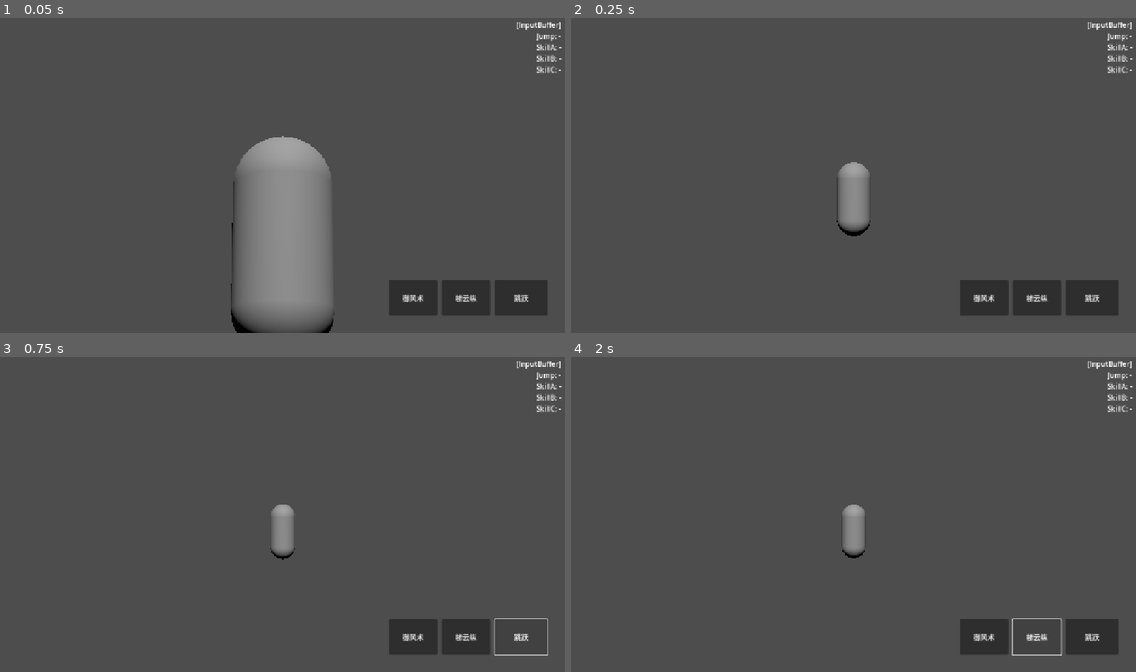
Above: before the commit, frames 1-4 (two rows, left to right).
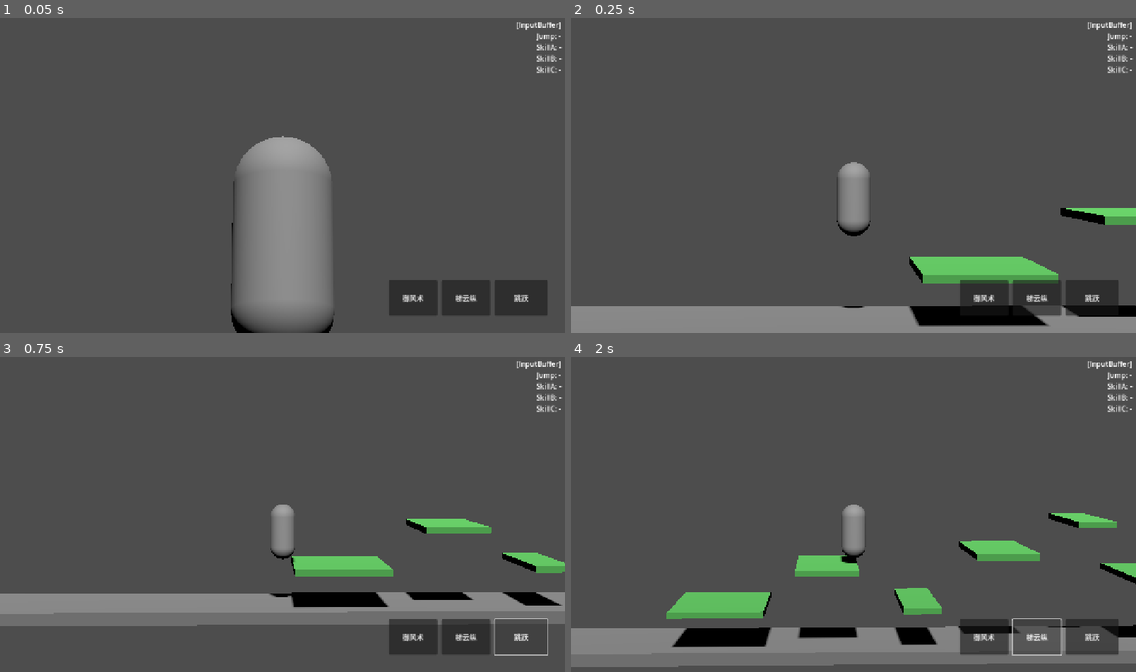
Above: after the commit, the same moments.

Repository: KStar001/GodotFly2
Game: Godot game, scene res://02scene/stage_001.tscn
Same seed, same stepped clock (60 frames per second), same inputs: the game is played once before the commit and once after it.
Inputs:
- Up to frame 1 (0.05 s): no input
- Up to frame 2 (0.25 s): no input
- Up to frame 3 (0.75 s): click "跳跃" at 0.5 s
- Up to frame 4 (2 s): click "梯云纵" at 1.25 s

Frame 1 is identical in both runs. In frame 2, 11% of the frame differs, in the area x 0-100%, y 60-100%; in frame 3, 12%; in frame 4, 14%, in the area x 0-100%, y 49-99%.

Commit message:
feat: 所有平台节点添加MeshInstance3D，地面灰色/平台绿色

Diff:
--- a/02scene/stage_001.tscn
+++ b/02scene/stage_001.tscn
@@ -17,6 +17,34 @@
 [sub_resource type="BoxShape3D" id="Shape_plat_narrow"]
 size = Vector3(1.2, 0.2, 4)
 
+[sub_resource type="StandardMaterial3D" id="Mat_ground"]
+albedo_color = Color(0.45, 0.45, 0.45, 1)
+
+[sub_resource type="BoxMesh" id="Mesh_ground"]
+size = Vector3(400, 0.4, 4)
+material = SubResource("Mat_ground")
+
+[sub_resource type="StandardMaterial3D" id="Mat_plat_wide"]
+albedo_color = Color(0.3, 0.65, 0.3, 1)
+
+[sub_resource type="BoxMesh" id="Mesh_plat_wide"]
+size = Vector3(3.0, 0.2, 4)
+material = SubResource("Mat_plat_wide")
+
+[sub_resource type="StandardMaterial3D" id="Mat_plat_mid"]
+albedo_color = Color(0.3, 0.65, 0.3, 1)
+
+[sub_resource type="BoxMesh" id="Mesh_plat_mid"]
+size = Vector3(2.0, 0.2, 4)
+material = SubResource("Mat_plat_mid")
+
+[sub_resource type="StandardMaterial3D" id="Mat_plat_narrow"]
+albedo_color = Color(0.3, 0.65, 0.3, 1)
+
+[sub_resource type="BoxMesh" id="Mesh_plat_narrow"]
+size = Vector3(1.2, 0.2, 4)
+material = SubResource("Mat_plat_narrow")
+
 [node name="Stage001" type="Node3D"]
 script = ExtResource("1_world")
 
@@ -39,149 +67,224 @@
 [node name="CollisionShape3D" type="CollisionShape3D" parent="Platforms/Ground"]
 shape = SubResource("Shape_ground")
 
+[node name="MeshInstance3D" type="MeshInstance3D" parent="Platforms/Ground"]
+mesh = SubResource("Mesh_ground")
+
 [node name="Platform01" type="StaticBody3D" parent="Platforms"]
 transform = Transform3D(1, 0, 0, 0, 1, 0, 0, 0, 1, 4, 1.2, 0)
 
 [node name="CollisionShape3D" type="CollisionShape3D" parent="Platforms/Platform01"]
 shape = SubResource("Shape_plat_wide")
 
+[node name="MeshInstance3D" type="MeshInstance3D" parent="Platforms/Platform01"]
+mesh = SubResource("Mesh_plat_wide")
+
 [node name="Platform02" type="StaticBody3D" parent="Platforms"]
 transform = Transform3D(1, 0, 0, 0, 1, 0, 0, 0, 1, 7.5, 2.5, 0)
 
 [node name="CollisionShape3D" type="CollisionShape3D" parent="Platforms/Platform02"]
 shape = SubResource("Shape_plat_mid")
 
+[node name="MeshInstance3D" type="MeshInstance3D" parent="Platforms/Platform02"]
+mesh = SubResource("Mesh_plat_mid")
+
 [node name="Platform03" type="StaticBody3D" parent="Platforms"]
 transform = Transform3D(1, 0, 0, 0, 1, 0, 0, 0, 1, 10.5, 1.3, 0)
 
 [node name="CollisionShape3D" type="CollisionShape3D" parent="Platforms/Platform03"]
 shape = SubResource("Shape_plat_narrow")
 
+[node name="MeshInstance3D" type="MeshInstance3D" parent="Platforms/Platform03"]
+mesh = SubResource("Mesh_plat_narrow")
+
 [node name="Platform04" type="StaticBody3D" parent="Platforms"]
 transform = Transform3D(1, 0, 0, 0, 1, 0, 0, 0, 1, 13.2, 3, 0)
 
 [node name="CollisionShape3D" type="CollisionShape3D" parent="Platforms/Platform04"]
 shape = SubResource("Shape_plat_mid")
 
+[node name="MeshInstance3D" type="MeshInstance3D" parent="Platforms/Platform04"]
+mesh = SubResource("Mesh_plat_mid")
+
 [node name="Platform05" type="StaticBody3D" parent="Platforms"]
 transform = Transform3D(1, 0, 0, 0, 1, 0, 0, 0, 1, 16, 4, 0)
 
 [node name="CollisionShape3D" type="CollisionShape3D" parent="Platforms/Platform05"]
 shape = SubResource("Shape_plat_narrow")
 
+[node name="MeshInstance3D" type="MeshInstance3D" parent="Platforms/Platform05"]
+mesh = SubResource("Mesh_plat_narrow")
+
 [node name="Platform06" type="StaticBody3D" parent="Platforms"]
 transform = Transform3D(1, 0, 0, 0, 1, 0, 0, 0, 1, 18.8, 2.2, 0)
 
 [node name="CollisionShape3D" type="CollisionShape3D" parent="Platforms/Platform06"]
 shape = SubResource("Shape_plat_wide")
 
+[node name="MeshInstance3D" type="MeshInstance3D" parent="Platforms/Platform06"]
+mesh = SubResource("Mesh_plat_wide")
+
 [node name="Platform07" type="StaticBody3D" parent="Platforms"]
 transform = Transform3D(1, 0, 0, 0, 1, 0, 0, 0, 1, 22, 1.4, 0)
 
 [node name="CollisionShape3D" type="CollisionShape3D" parent="Platforms/Platform07"]
 shape = SubResource("Shape_plat_mid")
 
+[node name="MeshInstance3D" type="MeshInstance3D" parent="Platforms/Platform07"]
+mesh = SubResource("Mesh_plat_mid")
+
 [node name="Platform08" type="StaticBody3D" parent="Platforms"]
 transform = Transform3D(1, 0, 0, 0, 1, 0, 0, 0, 1, 25, 3.2, 0)
 
 [node name="CollisionShape3D" type="CollisionShape3D" parent="Platforms/Platform08"]
 shape = SubResource("Shape_plat_narrow")
 
+[node name="MeshInstance3D" type="MeshInstance3D" parent="Platforms/Platform08"]
+mesh = SubResource("Mesh_plat_narrow")
+
 [node name="Platform09" type="StaticBody3D" parent="Platforms"]
 transform = Transform3D(1, 0, 0, 0, 1, 0, 0, 0, 1, 27.8, 1.8, 0)
 
 [node name="CollisionShape3D" type="CollisionShape3D" parent="Platforms/Platform09"]
 shape = SubResource("Shape_plat_mid")
 
+[node name="MeshInstance3D" type="MeshInstance3D" parent="Platforms/Platform09"]
+mesh = SubResource("Mesh_plat_mid")
+
 [node name="Platform10" type="StaticBody3D" parent="Platforms"]
 transform = Transform3D(1, 0, 0, 0, 1, 0, 0, 0, 1, 30.8, 2.8, 0)
 
 [node name="CollisionShape3D" type="CollisionShape3D" parent="Platforms/Platform10"]
 shape = SubResource("Shape_plat_wide")
 
+[node name="MeshInstance3D" type="MeshInstance3D" parent="Platforms/Platform10"]
+mesh = SubResource("Mesh_plat_wide")
+
 [node name="Platform11" type="StaticBody3D" parent="Platforms"]
 transform = Transform3D(1, 0, 0, 0, 1, 0, 0, 0, 1, 34.2, 4.2, 0)
 
 [node name="CollisionShape3D" type="CollisionShape3D" parent="Platforms/Platform11"]
 shape = SubResource("Shape_plat_narrow")
 
+[node name="MeshInstance3D" type="MeshInstance3D" parent="Platforms/Platform11"]
+mesh = SubResource("Mesh_plat_narrow")
+
 [node name="Platform12" type="StaticBody3D" parent="Platforms"]
 transform = Transform3D(1, 0, 0, 0, 1, 0, 0, 0, 1, 37, 2.2, 0)
 
 [node name="CollisionShape3D" type="CollisionShape3D" parent="Platforms/Platform12"]
 shape = SubResource("Shape_plat_mid")
 
+[node name="MeshInstance3D" type="MeshInstance3D" parent="Platforms/Platform12"]
+mesh = SubResource("Mesh_plat_mid")
+
 [node name="Platform13" type="StaticBody3D" parent="Platforms"]
 transform = Transform3D(1, 0, 0, 0, 1, 0, 0, 0, 1, 39.8, 1, 0)
 
 [node name="CollisionShape3D" type="CollisionShape3D" parent="Platforms/Platform13"]
 shape = SubResource("Shape_plat_wide")
 
+[node name="MeshInstance3D" type="MeshInstance3D" parent="Platforms/Platform13"]
+mesh = SubResource("Mesh_plat_wide")
+
 [node name="Platform14" type="StaticBody3D" parent="Platforms"]
 transform = Transform3D(1, 0, 0, 0, 1, 0, 0, 0, 1, 43.2, 2.6, 0)
 
 [node name="CollisionShape3D" type="CollisionShape3D" parent="Platforms/Platform14"]
 shape = SubResource("Shape_plat_narrow")
 
+[node name="MeshInstance3D" type="MeshInstance3D" parent="Platforms/Platform14"]
+mesh = SubResource("Mesh_plat_narrow")
+
 [node name="Platform15" type="StaticBody3D" parent="Platforms"]
 transform = Transform3D(1, 0, 0, 0, 1, 0, 0, 0, 1, 46, 3.8, 0)
 
 [node name="CollisionShape3D" type="CollisionShape3D" parent="Platforms/Platform15"]
 shape = SubResource("Shape_plat_mid")
 
+[node name="MeshInstance3D" type="MeshInstance3D" parent="Platforms/Platform15"]
+mesh = SubResource("Mesh_plat_mid")
+
 [node name="Platform16" type="StaticBody3D" parent="Platforms"]
 transform = Transform3D(1, 0, 0, 0, 1, 0, 0, 0, 1, 49, 2, 0)
 
 [node name="CollisionShape3D" type="CollisionShape3D" parent="Platforms/Platform16"]
 shape = SubResource("Shape_plat_wide")
 
+[node name="MeshInstance3D" type="MeshInstance3D" parent="Platforms/Platform16"]
+mesh = SubResource("Mesh_plat_wide")
+
 [node name="Platform17" type="StaticBody3D" parent="Platforms"]
 transform = Transform3D(1, 0, 0, 0, 1, 0, 0, 0, 1, 52.5, 3.4, 0)
 
 [node name="CollisionShape3D" type="CollisionShape3D" parent="Platforms/Platform17"]
 shape = SubResource("Shape_plat_narrow")
 
+[node name="MeshInstance3D" type="MeshInstance3D" parent="Platforms/Platform17"]
+mesh = SubResource("Mesh_plat_narrow")
+
 [node name="Platform18" type="StaticBody3D" parent="Platforms"]
 transform = Transform3D(1, 0, 0, 0, 1, 0, 0, 0, 1, 55.5, 1.4, 0)
 
 [node name="CollisionShape3D" type="CollisionShape3D" parent="Platforms/Platform18"]
 shape = SubResource("Shape_plat_mid")
 
+[node name="MeshInstance3D" type="MeshInstance3D" parent="Platforms/Platform18"]
+mesh = SubResource("Mesh_plat_mid")
+
 [node name="Platform19" type="StaticBody3D" parent="Platforms"]
 transform = Transform3D(1, 0, 0, 0, 1, 0, 0, 0, 1, 58.5, 3, 0)
 
 [node name="CollisionShape3D" type="CollisionShape3D" parent="Platforms/Platform19"]
 shape = SubResource("Shape_plat_wide")
 
+[node name="MeshInstance3D" type="MeshInstance3D" parent="Platforms/Platform19"]
+mesh = SubResource("Mesh_plat_wide")
+
 [node name="Platform20" type="StaticBody3D" parent="Platforms"]
 transform = Transform3D(1, 0, 0, 0, 1, 0, 0, 0, 1, 62, 1.8, 0)
 
 [node name="CollisionShape3D" type="CollisionShape3D" parent="Platforms/Platform20"]
 shape = SubResource("Shape_plat_mid")
 
+[node name="MeshInstance3D" type="MeshInstance3D" parent="Platforms/Platform20"]
+mesh = SubResource("Mesh_plat_mid")
+
 [node name="Platform21" type="StaticBody3D" parent="Platforms"]
 transform = Transform3D(1, 0, 0, 0, 1, 0, 0, 0, 1, 65.2, 4, 0)
 
 [node name="CollisionShape3D" type="CollisionShape3D" parent="Platforms/Platform21"]
 shape = SubResource("Shape_plat_narrow")
 
+[node name="MeshInstance3D" type="MeshInstance3D" parent="Platforms/Platform21"]
+mesh = SubResource("Mesh_plat_narrow")
+
 [node name="Platform22" type="StaticBody3D" parent="Platforms"]
 transform = Transform3D(1, 0, 0, 0, 1, 0, 0, 0, 1, 68.2, 2.4, 0)
 
 [node name="CollisionShape3D" type="CollisionShape3D" parent="Platforms/Platform22"]
 shape = SubResource("Shape_plat_wide")
 
+[node name="MeshInstance3D" type="MeshInstance3D" parent="Platforms/Platform22"]
+mesh = SubResource("Mesh_plat_wide")
+
 [node name="Platform23" type="StaticBody3D" parent="Platforms"]
 transform = Transform3D(1, 0, 0, 0, 1, 0, 0, 0, 1, 71.8, 1.2, 0)
 
 [node name="CollisionShape3D" type="CollisionShape3D" parent="Platforms/Platform23"]
 shape = SubResource("Shape_plat_narrow")
 
+[node name="MeshInstance3D" type="MeshInstance3D" parent="Platforms/Platform23"]
+mesh = SubResource("Mesh_plat_narrow")
+
 [node name="Platform24" type="StaticBody3D" parent="Platforms"]
 transform = Transform3D(1, 0, 0, 0, 1, 0, 0, 0, 1, 74.8, 2.8, 0)
 
 [node name="CollisionShape3D" type="CollisionShape3D" parent="Platforms/Platform24"]
 shape = SubResource("Shape_plat_mid")
+
+[node name="MeshInstance3D" type="MeshInstance3D" parent="Platforms/Platform24"]
+mesh = SubResource("Mesh_plat_mid")
 
 [node name="Spikes" type="Node3D" parent="."]
 
Not shown: 1 places in 02scene/stage_001.tscn that only renumber resources
